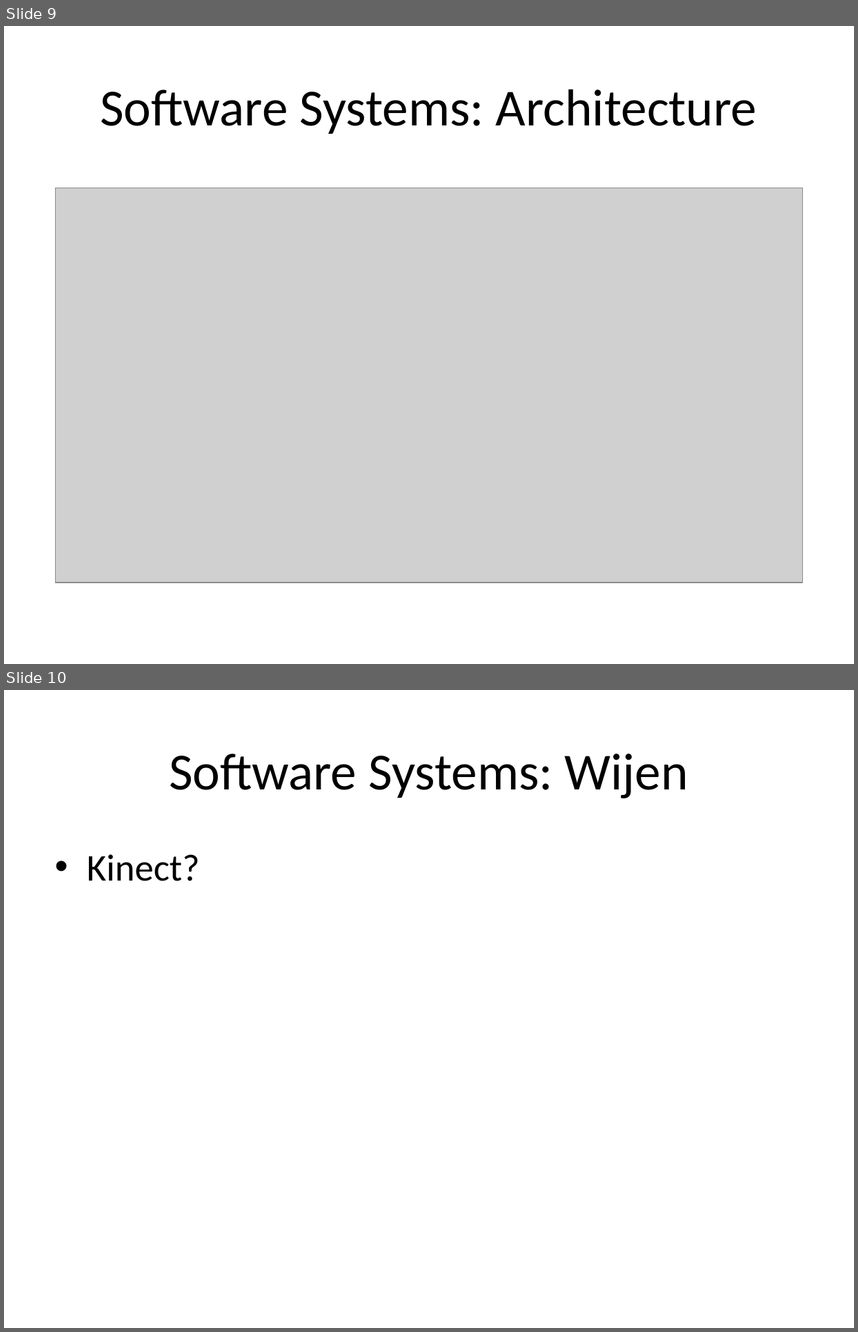
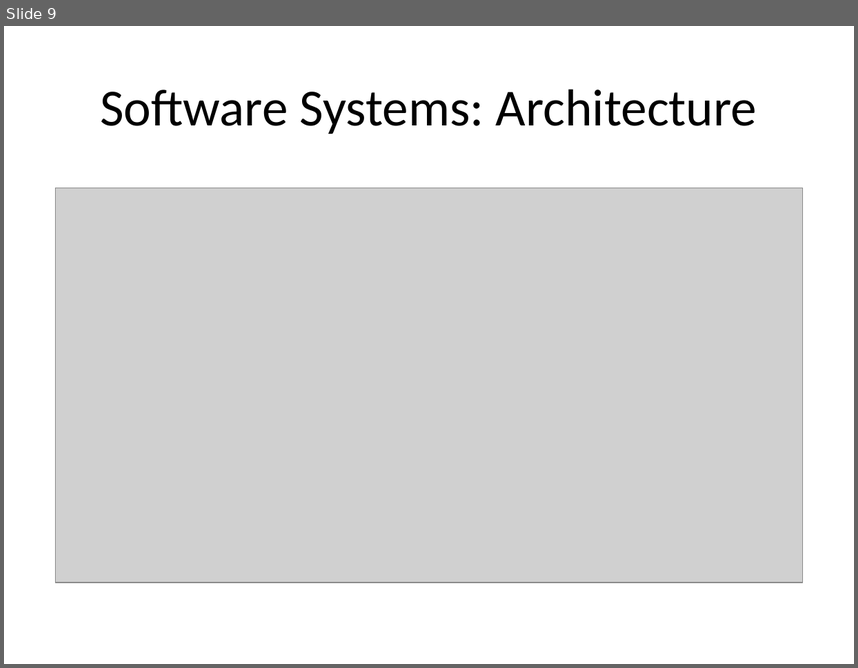
Before and after one commit to nforrester/6.141_labs, a slide deck: Other/Dryrun Proposal/Dryrun.ppt. Shown one above the other, each under a label of ours: slides 9 and 10 before the commit, slide 9 after it. The pictures are 858x1332 and 858x668 pixels, drawn with LibreOffice and Linux fonts; fonts in the diff are those of the drawing; grey boxes stand for pictures. Boxes give left, top, right and bottom in pixels: in the first picture for what was removed or moved away, otherwise in the second. Text is boxed around its words. In the diff, an @@ line names an element or a change of style, - is before the commit and + after.

```diff
--- a/Other/Dryrun Proposal/Dryrun.ppt
+++ b/Other/Dryrun Proposal/Dryrun.ppt
@@ slide 10 removed at [4,690,854,1328], background #FFFFFF @@
@@ title removed at [169,753,688,798] @@
-Software Systems: Wijen
@@ text removed at [87,854,200,881] @@
-• Kinect?
```
Also in this commit, not shown: 2 slides added, 2 other slides removed, 1 other file.
